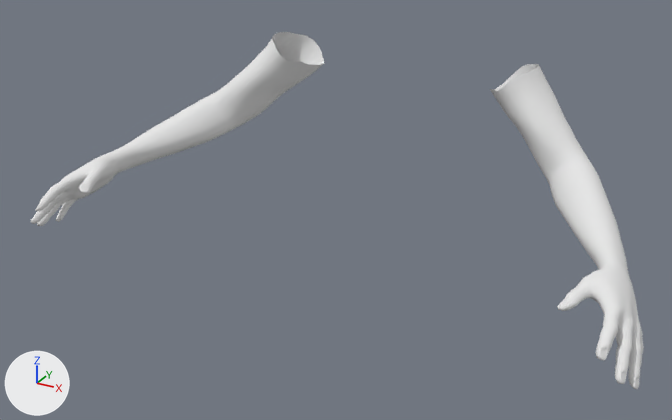
One commit to the Blender file Blender/Arms_Animation_01.blend: the scene before it, then after it.
Before and after are seen from a 50 mm camera at (0.754, -1.627, 1.878) aimed at (-0.006, -0.247, 1.187). The axes (+X, +Y, +Z) are drawn at lower left. The lights are the same throughout.

In view in the first picture: 'you-base.001'.
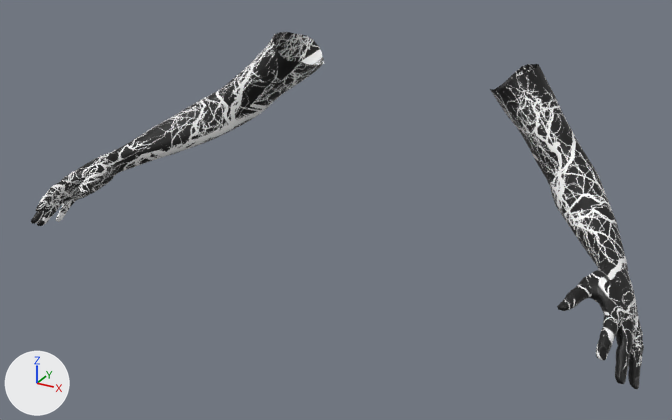
Location of each change, [x1, y1, x2, y2] in pixels of the pictures (672 x 420 px):
'you-base.001', surface changed (white to grey)
    both: [31, 32, 644, 389]

The change, as a list of edits to the scene's bpy script:
```text
Add img_t_armmask_m_png:
    img_t_armmask_m_png = load_image('T_ArmMask_M.png', '_unpacked/T_ArmMask_M.png', 1024, 1024, 'sRGB')
Change mat_young_caucasian_male_detailed:
    remove mat_young_caucasian_male_detailed.base_color = (0.8, 0.8, 0.8)  # white #e7e7e7
    mat_young_caucasian_male_detailed: diffuse_material('young_caucasian_male_detailed') -> principled_material('young_caucasian_male_detailed')
    add mat_young_caucasian_male_detailed.texture = img_t_armmask_m_png
Change me_you_base:
    where me_you_base.from_pydata(...)  # 4098 vertices, 4076 faces; spans x -0.591..0.591, y -0.473..0.054, z -0.28..0.066
    used by ob_you_base_001; location = (0.0, 0.004, 1.372)
    me_you_base part 1: texture (UV) coordinates of 4076 of 4076 faces, centred in x -0.591..0.591, y -0.472..0.051, z -0.279..0.06, changed; they spanned u 0.01..0.76, v 0.01..0.89 and now span u 0.28..0.97, v 0.01..0.99
```
